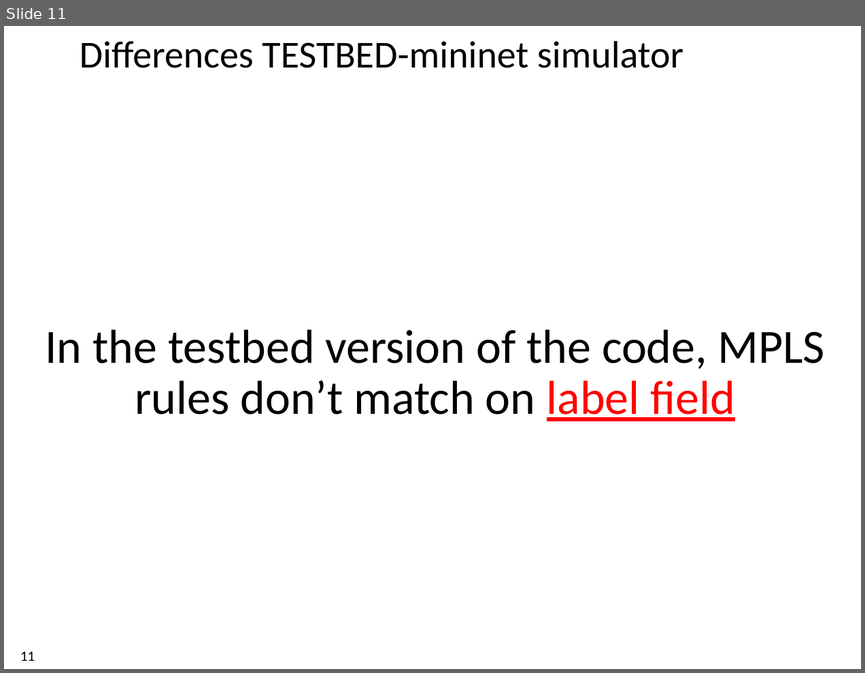
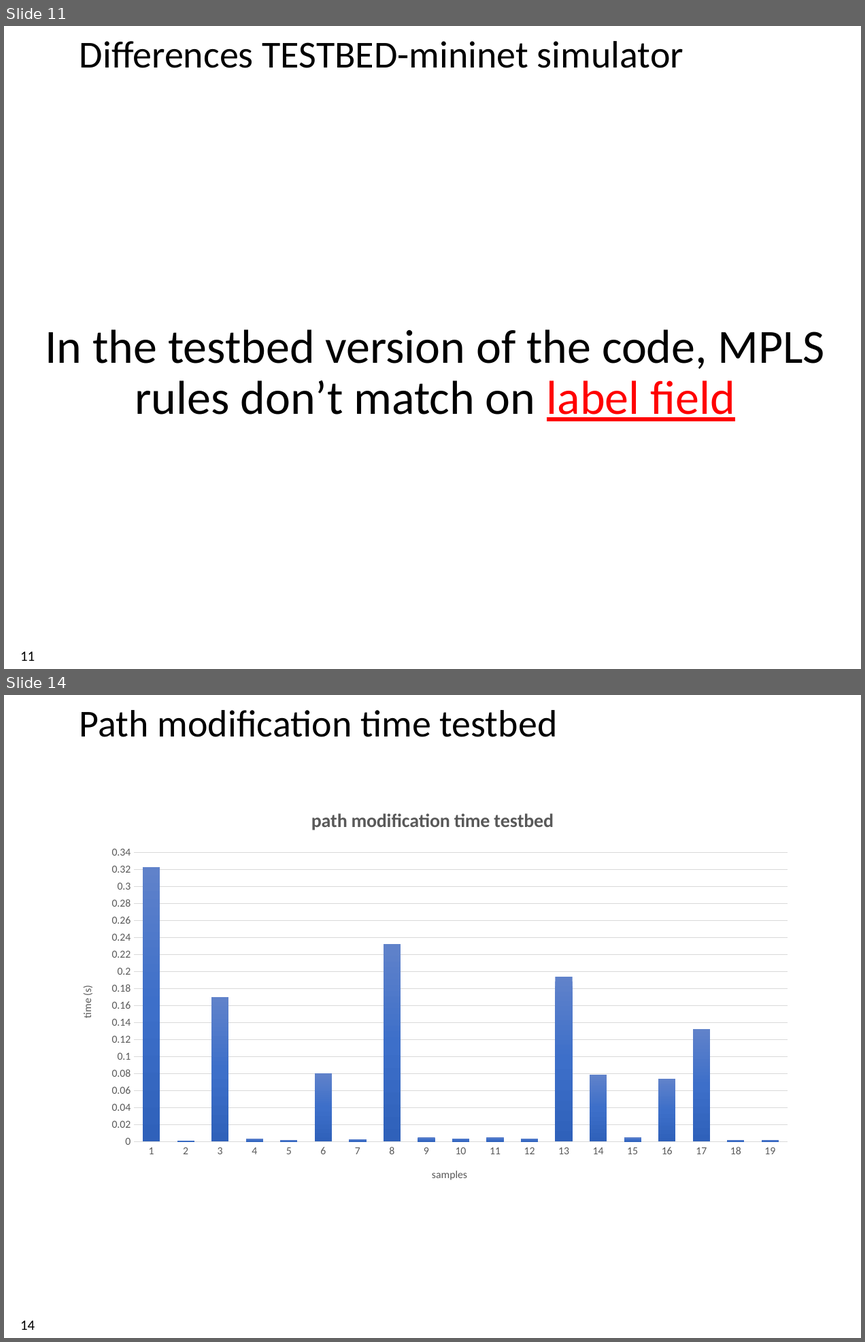
Before and after one commit to xdl907/switching-and-routing-project, a slide deck: template_project_exam__1_.pptx. Shown one above the other, each under a label of ours: slide 11 before the commit, slides 11 and 14 after it; the slides between them are not shown. The pictures are 865x673 and 865x1342 pixels, drawn with LibreOffice and Linux fonts; fonts in the diff are those of the drawing; background and template pictures are left out. Boxes give left, top, right and bottom in pixels: in the first picture for what was removed or moved away, otherwise in the second. Text is boxed around its words. In the diff, an @@ line names an element or a change of style, - is before the commit and + after.

```diff
--- a/template_project_exam__1_.pptx
+++ b/template_project_exam__1_.pptx
@@ slide 14 added at [4, 695, 861, 1338], background #FFFFFF @@
@@ title added at [79, 710, 558, 737], 32 pt, text #000000 @@
+Path modification time testbed
@@ column chart added at [63, 791, 802, 1199] @@
+title "path modification time testbed "
+categories: 1, 2, 3, 4, 5, 6, 7, 8, 9, 10, 11, 12, 13, 14, 15, 16, 17, 18, 19
+Series 1: 0.32, 0, 0.17, 0, 0, 0.08, 0, 0.23, 0, 0, 0, 0, 0.19, 0.08, 0, 0.07, 0.13, 0, 0
@@ page number added at [20, 1320, 35, 1329], 12 pt, text #000000 @@
+14
```
Also in this commit, not shown: 1 slide changed, 4 other slides added.
